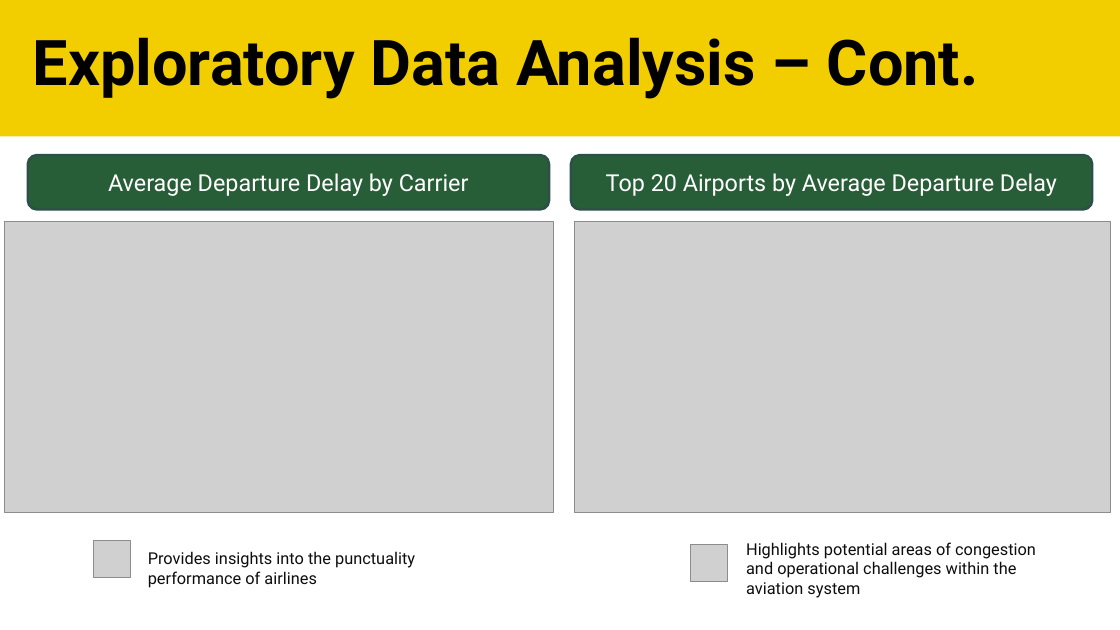
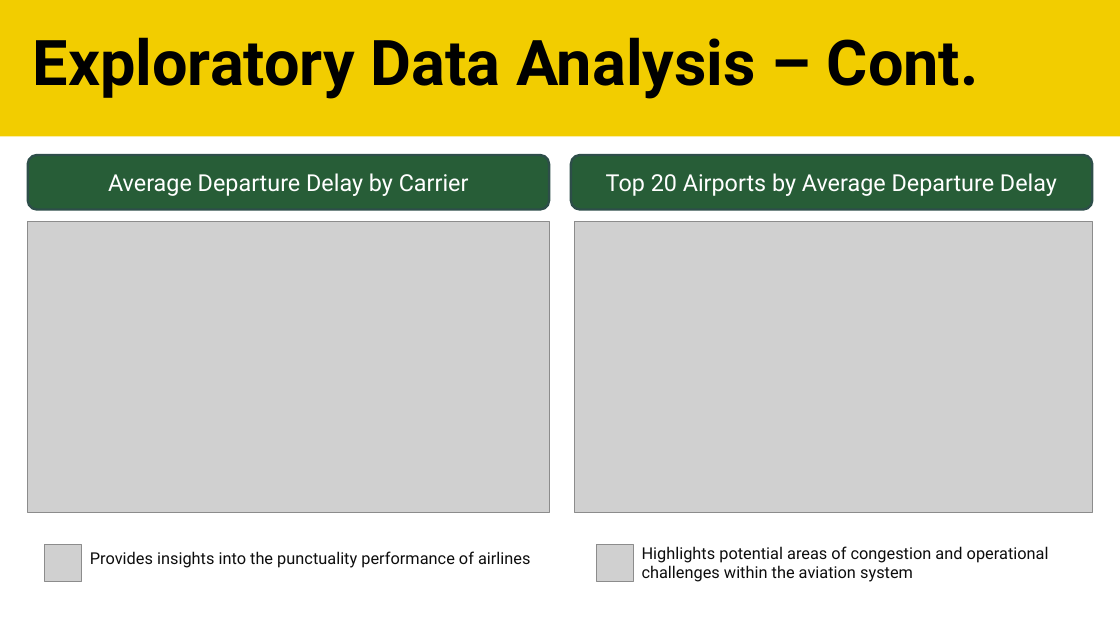
Before and after one commit to sk2003hw/Airline_Delay_and_Cancellation_Analysis, a slide deck: slide 7 of MATH 509_Project Presentation_Draft.pptx. Drawn at 1120x630 pixels with LibreOffice and Linux fonts; fonts in the diff are those of the drawing; grey boxes stand for pictures. Boxes give left, top, right and bottom in pixels: in the first picture for what was removed or moved away, otherwise in the second. Text is boxed around its words. In the diff, an @@ line names an element or a change of style, - is before the commit and + after.

```diff
--- a/MATH 509_Project Presentation_Draft.pptx
+++ b/MATH 509_Project Presentation_Draft.pptx
@@ picture: place and size @@
-picture at bbox=[5, 222, 554, 513]
+picture at bbox=[28, 222, 549, 513]
@@ picture: place and size @@
-picture at bbox=[575, 222, 1111, 513]
+picture at bbox=[575, 222, 1093, 513]
@@ text "Highlights potential areas of congestion ..." rewrapped from bbox=[746, 542, 1036, 598] to bbox=[642, 546, 1049, 582] @@
@@ picture: place and size @@
-picture at bbox=[93, 540, 130, 577]
+picture at bbox=[45, 544, 82, 581]
@@ text "Provides insights into the punctuality ..." rewrapped from bbox=[148, 551, 415, 588] to bbox=[90, 551, 531, 568] @@
@@ picture: place and size @@
-picture at bbox=[691, 545, 728, 582]
+picture at bbox=[597, 544, 634, 581]
```
Also in this commit, not shown: 11 other slides changed, 4 slides added, 3 slides removed.
